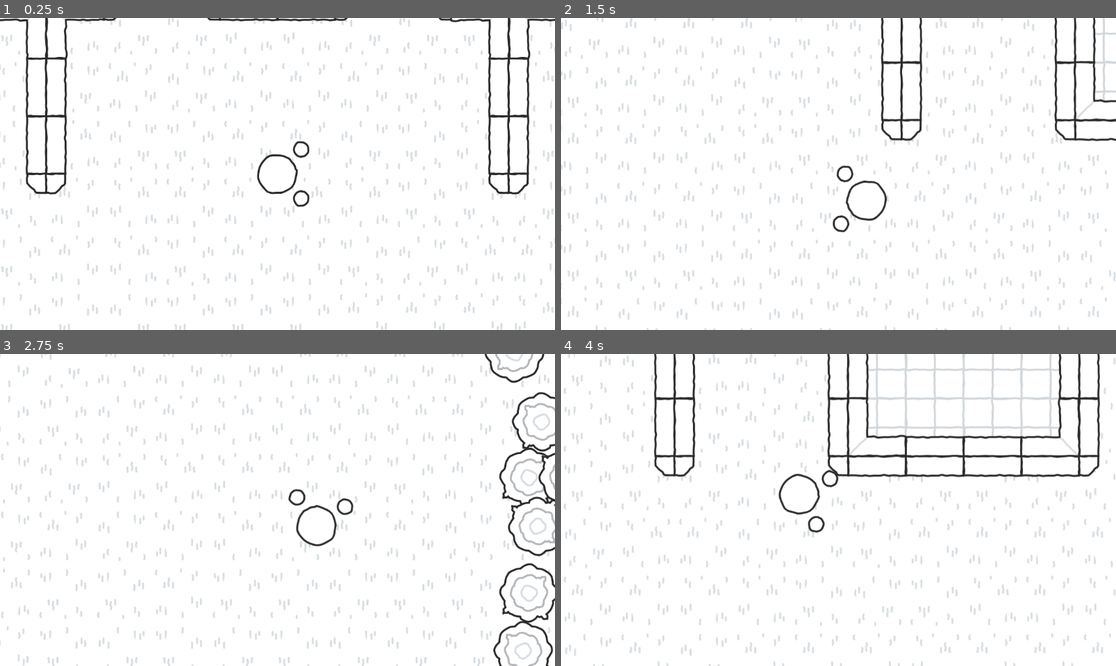
Above: before the commit, frames 1-4 (two rows, left to right).
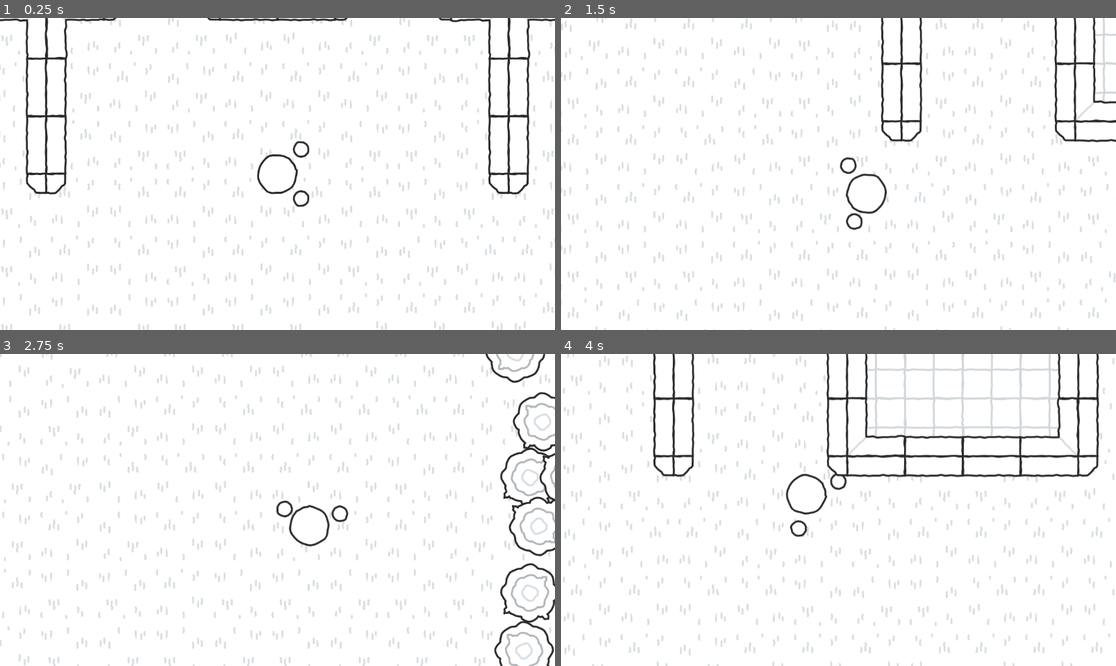
Above: after the commit, the same moments.

Repository: Josephblt/alchromist
Game: Godot game, scene res://scenes/tests/level_test.tscn
Two runs of this game, one before a commit and one after it. Both use one fixed random seed, a clock stepped at 60 frames per second and the inputs below.
Inputs (mouse positions are in pixels of both pictures, inside the frame that each line leads up to):
- Up to frame 1 (0.25 s): no input
- Up to frame 2 (1.5 s): move the mouse to (960, 158) at 0.52 s; press the mouse at (960, 158) at 0.53 s; hold Right (Move Right) 0.53-1.28 s; move the mouse to (727, 189) at 1.27 s; release the mouse at (727, 189) at 1.28 s; hold Down (Move Down) from 1.28 s (still down); right-click (727, 189) at 1.35 s
- Up to frame 3 (2.75 s): move the mouse to (333, 441) at 2.02 s; release Down (Move Down) at 2.03 s; press the mouse at (333, 441) at 2.03 s; hold Right (Move Right) from 2.03 s (still down)
- Up to frame 4 (4 s): move the mouse to (810, 572) at 2.77 s; release Right (Move Right) at 2.78 s; release the mouse at (810, 572) at 2.78 s; hold Up (Move Up) 2.78-3.53 s; right-click (810, 572) at 2.85 s; move the mouse to (1005, 556) at 3.52 s; press the mouse at (1005, 556) at 3.53 s; hold Left (Move Left) from 3.53 s (still down)

The runs differ from the first frame. In frame 2, 2.4% of the frame differs, in the area x 0-100%, y 0-100%; in frame 3, 5.8%; in frame 4, 6.0%.

Commit message:
Added Hands Move Animation.

Diff:
--- a/project.godot
+++ b/project.godot
@@ -71,3 +71,8 @@
 "events": [Object(InputEventKey,"resource_local_to_scene":false,"resource_name":"","device":-1,"window_id":0,"alt_press …(195 unchanged characters)…
 ]
 }
+
+[physics]
+
+common/physics_jitter_fix=0.0
+common/physics_interpolation=true
--- a/scenes/character/character.tscn
+++ b/scenes/character/character.tscn
@@ -85,14 +85,42 @@
 [sub_resource type="AnimationNodeAnimation" id="AnimationNodeAnimation_q52vl"]
 animation = &"hands_idle"
 
+[sub_resource type="AnimationNodeAnimation" id="AnimationNodeAnimation_l884r"]
+animation = &"hands_move"
+
+[sub_resource type="AnimationNodeTimeScale" id="AnimationNodeTimeScale_0rlhq"]
+
+[sub_resource type="AnimationNodeBlendTree" id="AnimationNodeBlendTree_q52vl"]
+graph_offset = Vector2(81.2901, 47.6473)
+nodes/hands_animation/node = SubResource("AnimationNodeAnimation_l884r")
+nodes/hands_animation/position = Vector2(320, 120)
+nodes/output/position = Vector2(660, 120)
+nodes/time_scale/node = SubResource("AnimationNodeTimeScale_0rlhq")
+nodes/time_scale/position = Vector2(500, 120)
+node_connections = [&"output", 0, &"time_scale", &"time_scale", 0, &"hands_animation"]
+
 [sub_resource type="AnimationNodeStateMachineTransition" id="AnimationNodeStateMachineTransition_l884r"]
-reset = false
 advance_mode = 2
 
+[sub_resource type="AnimationNodeStateMachineTransition" id="AnimationNodeStateMachineTransition_0rlhq"]
+xfade_time = 0.1
+switch_mode = 1
+advance_mode = 2
+advance_expression = "get_real_velocity().length() > min_speed"
+
+[sub_resource type="AnimationNodeStateMachineTransition" id="AnimationNodeStateMachineTransition_oe6dy"]
+xfade_time = 0.1
+switch_mode = 1
+advance_mode = 2
+advance_expression = "get_real_velocity().length() <= min_speed"
+
 [sub_resource type="AnimationNodeStateMachine" id="AnimationNodeStateMachine_l884r"]
+states/End/position = Vector2(1081, 100)
 states/hands_idle/node = SubResource("AnimationNodeAnimation_q52vl")
-states/hands_idle/position = Vector2(526, 100)
-transitions = ["Start", "hands_idle", SubResource("AnimationNodeStateMachineTransition_l884r")]
+states/hands_idle/position = Vector2(475, 100)
+states/hands_move/node = SubResource("AnimationNodeBlendTree_q52vl")
+states/hands_move/position = Vector2(783, 100)
+transitions = ["Start", "hands_idle", SubResource("AnimationNodeStateMachineTransition_l884r"), "hands_idle", "hands_move", SubResource("AnimationNodeStateMachineTransition_0rlhq"), "hands_move", "hands_idle", SubResource("AnimationNodeStateMachineTransition_oe6dy")]
 
 [sub_resource type="Animation" id="Animation_l884r"]
 length = 0.001
@@ -152,6 +180,33 @@
 
 [sub_resource type="Animation" id="Animation_cuvpk"]
 resource_name = "hands_move"
+length = 0.6
+loop_mode = 1
+step = 0.1
+tracks/0/type = "value"
+tracks/0/imported = false
+tracks/0/enabled = true
+tracks/0/path = NodePath("../../LeftHandIK:position")
+tracks/0/interp = 1
+tracks/0/loop_wrap = true
+tracks/0/keys = {
+"times": PackedFloat32Array(0.3, 0.6),
+"transitions": PackedFloat32Array(1, 1),
+"update": 0,
+"values": [Vector2(-45, -60), Vector2(-70, 0)]
+}
+tracks/1/type = "value"
+tracks/1/imported = false
+tracks/1/enabled = true
+tracks/1/path = NodePath("../../RightHandIK:position")
+tracks/1/interp = 1
+tracks/1/loop_wrap = true
+tracks/1/keys = {
+"times": PackedFloat32Array(0.3, 0.6),
+"transitions": PackedFloat32Array(1, 1),
+"update": 0,
+"values": [Vector2(70, 0), Vector2(45, -60)]
+}
 
 [sub_resource type="AnimationLibrary" id="AnimationLibrary_oe6dy"]
 _data = {
@@ -255,6 +310,7 @@
 [node name="BodyAnimationTree" type="AnimationTree" parent="Animations"]
 root_node = NodePath(".")
 tree_root = SubResource("AnimationNodeStateMachine_q52vl")
+advance_expression_base_node = NodePath("../..")
 anim_player = NodePath("BodyAnimationPlayer")
 
 [node name="BodyAnimationPlayer" type="AnimationPlayer" parent="Animations/BodyAnimationTree"]
@@ -265,7 +321,9 @@
 [node name="HandsAnimationTree" type="AnimationTree" parent="Animations"]
 root_node = NodePath(".")
 tree_root = SubResource("AnimationNodeStateMachine_l884r")
+advance_expression_base_node = NodePath("../..")
 anim_player = NodePath("HandsAnimationPlayer")
+parameters/hands_move/time_scale/scale = 1.0
 
 [node name="HandsAnimationPlayer" type="AnimationPlayer" parent="Animations/HandsAnimationTree"]
 libraries = {
--- a/scenes/character/player.tscn
+++ b/scenes/character/player.tscn
@@ -8,6 +8,7 @@
 level_layers = []
 
 [node name="Camera" type="Camera2D" parent="." index="0"]
+process_callback = 0
 limit_smoothed = true
 position_smoothing_enabled = true
 position_smoothing_speed = 25.0
--- a/scripts/character/character.gd
+++ b/scripts/character/character.gd
@@ -18,6 +18,7 @@
 @onready var body_sprite: Sprite2D = $BodyShape/BodySprite
 @onready var left_hand_sprite: Sprite2D = $LeftHand/LeftHandShape/LeftHandSprite
 @onready var right_hand_sprite: Sprite2D = $RightHand/RightHandShape/RightHandSprite
+@onready var hands_animation_tree: AnimationTree = $Animations/HandsAnimationTree
 
 
 func _ready():
@@ -59,6 +60,9 @@
 			else:
 				velocity.y += v_decel
 	velocity = velocity.limit_length(max_speed)
+
+	hands_animation_tree["parameters/hands_move/time_scale/scale"] = get_real_velocity().length() / max_speed
+
 	move_and_slide()
 
 
@@ -67,8 +71,6 @@
 		return
 
 	var index = randi() % bodies.size()
-	# print_debug("Body: " + str(index))
-
 	var body_texture = bodies[index]
 	body_sprite.texture = body_texture
 
@@ -78,8 +80,6 @@
 		return
 
 	var index = randi() % hands.size()
-	# print_debug("Hands: " + str(index))
-
 	var hand_texture = hands[index]
 	left_hand_sprite.texture = hand_texture
 	right_hand_sprite.texture = hand_texture
Not shown: 1 places in scenes/character/character.tscn that only renumber resources
